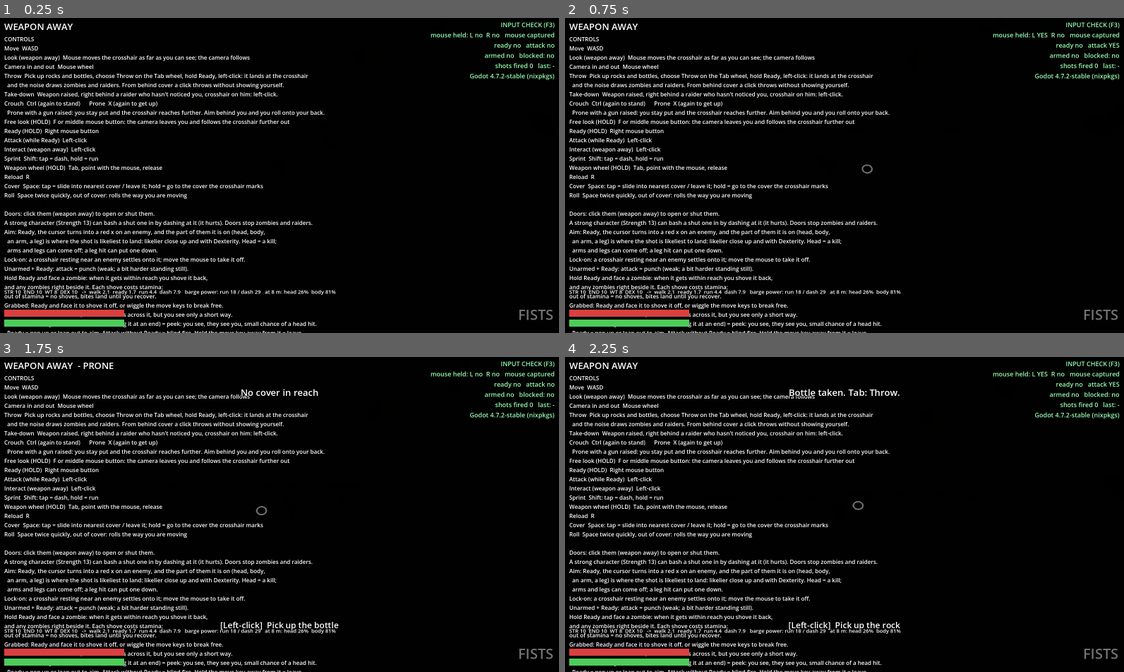
Above: before the commit, frames 1-4 (two rows, left to right).
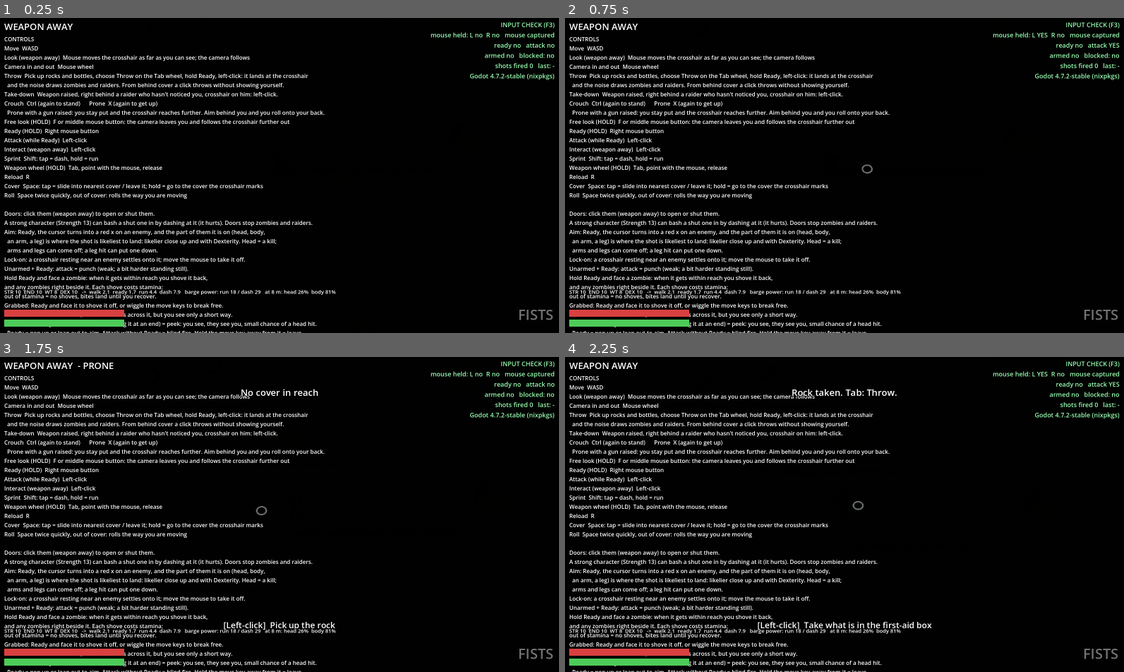
Above: after the commit, the same moments.

Repository: RuneTV64/twinsticksofdepth
Game: Godot game, scene res://main.tscn
Two runs of this game, one before a commit and one after it. Both use one fixed random seed, a clock stepped at 60 frames per second and the inputs below.
Inputs (mouse positions are in pixels of both pictures, inside the frame that each line leads up to):
- Up to frame 1 (0.25 s): no input
- Up to frame 2 (0.75 s): tap Enter at 0.5 s; move the mouse to (878, 172) at 0.52 s; hold W (move_up) from 0.53 s (still down); hold Space (cover) from 0.53 s (still down); click (878, 172) at 0.67 s
- Up to frame 3 (1.75 s): keep holding W (move_up); tap Ctrl (crouch) at 0.8, 1.35 s; move the mouse to (251, 514) at 1.27 s; release Space (cover) at 1.28 s; click (251, 514) at 1.42 s; tap X (prone) at 1.55 s
- Up to frame 4 (2.25 s): keep holding W (move_up); tap Space (cover) at 2 s; move the mouse to (861, 508) at 2.02 s; tap X (prone) at 2.1 s; click (861, 508) at 2.17 s

The runs differ from the first frame. In frame 3, 0.3% of the frame differs, in the area x 39-61%, y 84-87%; in frame 4, 0.6%, in the area x 34-66%, y 10-87%.

Commit message:
Camera turned 45 degrees; real crawl and prone aiming poses; tall grass to hide in
The fixed view is now turned 45 degrees round, with movement and the mouse
following the screen. Prone has real poses for lying, crawling, aiming a gun
ahead and round, and shooting from the back. Down low in tall grass you are
much harder to see; a test patch is by the spawn.

Co-Authored-By: Claude Fable 5.2 <noreply@anthropic.com>
Claude-Session: https://claude.ai/code/session_016fBGAUWu2qzw7nE8geQqSy

Diff:
--- a/camera_rig.gd
+++ b/camera_rig.gd
@@ -1,9 +1,12 @@
 class_name CamRig
 extends Node3D
-## Locked-angle camera. It never rotates; it only pans to the player's camera focus
-## (the player, the free-look crosshair, or a lead toward the aim point).
+## Locked-angle camera. It never rotates in play; it only pans to the player's camera focus
+## (the player, the free-look crosshair, or a lead toward the aim point), and moves in and out.
+## It is set at 45 degrees round (owner, 20 Nov 2026): north is toward the top right of the screen, as in an
+## isometric game. Everything that maps the screen to the ground (moving, the mouse) asks yaw() for it.
 
 @export var pitch_deg := 56.0
+@export var yaw_deg := 45.0           # turned this far round (0 = looking due north). Set once; it doesn't turn in play
 @export var distance := 18.0
 ## The mouse wheel moves the camera in and out between these (m from what it looks at).
 ## Project Zomboid's zoom steps run from 25% to 250% of its normal view; this is the same span round our 18 m.
@@ -27,6 +30,7 @@
 	cam.fov = fov
 	add_child(cam)
 	_want = distance
+	rotation.y = deg_to_rad(yaw_deg)
 	cam.far = 400.0
 	_place()
 	cam.rotation = Vector3(-deg_to_rad(pitch_deg), 0.0, 0.0)
@@ -36,6 +40,11 @@
 func _place() -> void:
 	var p := deg_to_rad(pitch_deg)
 	cam.position = Vector3(0.0, sin(p) * distance, cos(p) * distance)
+
+
+## How far round the camera is turned (radians).
+func yaw() -> float:
+	return rotation.y
 
 
 ## Wheel notches: negative = in, positive = out. The angle never changes, only how far back the camera is.
--- a/hud.gd
+++ b/hud.gd
@@ -392,6 +392,8 @@
 			stance += "  - guarding"
 	if player.posture > 0:
 		stance += "  - CROUCHED" if player.posture == 1 else ("  - PRONE" if player.prone_back < 0.5 else "  - ON YOUR BACK")
+		if TallGrass.at(player.global_position):
+			stance += " in tall grass"
 	if player.running:
 		stance += "  - running"
 	if player.cover_entering:
--- a/main.gd
+++ b/main.gd
@@ -46,6 +46,7 @@
 
 func _ready() -> void:
 	Cover.clear()
+	TallGrass.clear()
 	Cover.bounds = Rect2(WORLD_X0, WORLD_Z0, WORLD_X1 - WORLD_X0, WORLD_Z1 - WORLD_Z0)
 	_build_environment()
 	_build_level()
@@ -403,6 +404,7 @@
 	tools.position = Vector3(-5, 0, 4)
 	tools.contents = [Items.make("steroids"), Items.make("hatchet")]
 	add_child(tools)
+	_place_grass.call_deferred()     # once the whole level is built, so it lands clear of everything
 	for p in [Vector3(-1.5, 0, 3), Vector3(1.5, 0, 3), Vector3(-9, 0, 9), Vector3(-14, 0, 13)]:
 		_throwable("rock", p)
 	for p in [Vector3(0, 0, 2.5), Vector3(-2.5, 0, 2.5), Vector3(-11, 0, 11)]:
@@ -598,6 +600,22 @@
 	add_child(b)
 
 
+func _place_grass() -> void:
+	# Tall grass to go to ground in (a stand-in look): the first of these patches that is clear of everything.
+	for r: Rect2 in [Rect2(6, 8, 9, 7), Rect2(-16, 16, 9, 7), Rect2(8, 18, 9, 7)]:
+		var clear_of := true
+		for c: Vector2 in [r.position, r.end, Vector2(r.end.x, r.position.y), Vector2(r.position.x, r.end.y), r.get_center()]:
+			clear_of = clear_of and Cover.has_room(c, null)
+		for b in Cover.boxes:
+			clear_of = clear_of and not b.rect.intersects(r)
+		if clear_of:
+			var g := TallGrass.new()
+			g.area = r
+			add_child(g)
+			_sign(Vector3(r.get_center().x, 1.9, r.get_center().y), "Tall grass: crouch (Ctrl) or lie down (X) in it")
+			break
+
+
 ## One thing to throw, lying on the ground.
 func _throwable(id: String, pos: Vector3) -> void:
 	var b := ItemPickup.new()
--- a/player.gd
+++ b/player.gd
@@ -55,7 +55,7 @@
 ## can roam this far. You still only see what your eyes can (the fog of war doesn't lift).
 @export var free_look_range := 30.0
 var free_look := false
-@export var cam_lead_max := Vector2(11.0, 6.0)   # m (east-west, north-south) the camera may lead by at the default zoom
+@export var cam_lead_max := Vector2(11.0, 6.0)   # m (across the screen, up and down it) the camera may lead by at the default zoom
 @export var cursor_size := 0.7           # the cursor's size on screen (1 = as it was at the default zoom)
 @export var look_cam_lead := 0.5        # weapon away: how much of the way to the crosshair the camera goes
 @export var reticle_edge := 0.06        # the crosshair stays this share of the screen in from its edges
@@ -373,6 +373,8 @@
 @export var prone_speed := 0.25
 @export var crouch_seen := 0.65          # crouched, you are seen from this much of the usual distance
 @export var prone_seen := 0.4
+@export var grass_crouch_seen := 0.7      # crouched in tall grass: this much again
+@export var grass_prone_seen := 0.35      # flat in tall grass: you have to be nearly trodden on (about 2.5 m for a raider)
 @export var crouch_hide_reach := 1.3     # m: crouched this close behind low cover, it hides you from the far side
 @export var prone_hide_reach := 2.6
 @export var noise_run := 10.0            # m your footsteps carry: running
@@ -575,9 +577,16 @@
 	# The camera goes part of the way to the crosshair, and never so far that you leave the screen.
 	var o := reticle_offset * (ready_cam_lead if armed else look_cam_lead)
 	var k := camera_rig.distance / 18.0 if camera_rig else 1.0
+	var yaw := camera_rig.yaw() if camera_rig else 0.0
+	o = o.rotated(Vector3.UP, -yaw)        # into the screen's own left-right and up-down
 	o.x = clampf(o.x, -cam_lead_max.x * k, cam_lead_max.x * k)
 	o.z = clampf(o.z, -cam_lead_max.y * k, cam_lead_max.y * k)
-	return o
+	return o.rotated(Vector3.UP, yaw)
+
+
+## A direction on the screen (x right, y down) as a direction on the ground, whichever way the camera is turned.
+func screen_to_ground(v: Vector2) -> Vector3:
+	return Vector3(v.x, 0.0, v.y).rotated(Vector3.UP, camera_rig.yaw() if camera_rig else 0.0)
 
 
 ## Keep the crosshair on the screen: at the edge it stops and pushes the view along (the camera follows it), so
@@ -709,7 +718,7 @@
 			var rel: Vector2 = event.relative
 			# The same hand movement covers the same share of the screen however far out the camera is.
 			var far := camera_rig.distance / 18.0 if camera_rig else 1.0
-			reticle_offset += Vector3(rel.x, 0.0, rel.y) * mouse_sens * far
+			reticle_offset += screen_to_ground(rel) * mouse_sens * far
 			reticle_offset = reticle_offset.limit_length(current_reticle_range())
 			_keep_reticle_on_screen()
 			_mouse_idle = 0.0
@@ -728,7 +737,7 @@
 		return
 
 	var mv := Input.get_vector("move_left", "move_right", "move_up", "move_down")
-	var move_dir := Vector3(mv.x, 0.0, mv.y)
+	var move_dir := screen_to_ground(mv)      # up on the keys is up on the screen
 	if _stagger > 0.0:
 		move_dir = Vector3.ZERO
 	_update_held(delta, mv)
@@ -2369,7 +2378,10 @@
 
 ## How far off you can be seen, as a share of the watcher's usual range.
 func seen_mult() -> float:
-	return [1.0, crouch_seen, prone_seen][posture]
+	var m: float = [1.0, crouch_seen, prone_seen][posture]
+	if posture > 0 and TallGrass.at(global_position):
+		m *= grass_crouch_seen if posture == 1 else grass_prone_seen      # down in tall grass
+	return m
 
 
 ## How far your footsteps carry right now (0 = silent: standing still).
--- a/player_body.gd
+++ b/player_body.gd
@@ -277,6 +277,19 @@
 		_tq[_leg[k][1]] = _rx(kn + 2.0 * crouch)
 		_tq[_leg[k][2]] = _rx((th[k] * cos(a) - kn) * w - crouch + sgn * split) * _rz(-wide)
 
+	# ---- flat on the ground: crawling, one knee is drawn up at a time and the toes trail; on the back (to shoot
+	# behind) the knees are up and the feet planted
+	if _prone_w > 0.001:
+		var bk: float = p.prone_back
+		for k in 2:
+			var sgn := 1.0 if k == 0 else -1.0
+			var kick := maxf(0.0, sin(_phase + k * PI)) * m
+			var q0 := _rz(sgn * (0.14 + 0.4 * kick)) * _rx(-0.3 * kick)
+			var q1 := _rx(0.12 + 0.9 * kick)
+			_tq[_leg[k][0]] = _tq[_leg[k][0]].slerp(q0.slerp(_rz(sgn * 0.12) * _rx(-0.75), bk), _prone_w)
+			_tq[_leg[k][1]] = _tq[_leg[k][1]].slerp(q1.slerp(_rx(1.25), bk), _prone_w)
+			_tq[_leg[k][2]] = _tq[_leg[k][2]].slerp(_rx(0.55 * (1.0 - bk) - 0.3 * bk), _prone_w)
+
 	# ---- a finishing stomp: the right knee comes up, then the boot goes down hard
 	if p._stomp_t > 0.0 and melee:
 		var su: float = 1.0 - p._stomp_t / maxf(p._stomp_total, 0.01)
@@ -301,13 +314,20 @@
 		# Flat on the front. Rolling onto the back (to shoot behind) turns the body over along its length; the
 		# head stays where it was.
 		var over: float = p.prone_back * PI
-		_tq[_hips] = _rz(over) * _rx(1.57 * _prone_w) * _tq[_hips]
+		_tq[_hips] = _rz(over) * _rx(1.57 * _prone_w) * Quaternion.IDENTITY.slerp(_tq[_hips], 1.0 - _prone_w)
 	_tq[_chest] = _ry(-hip_yaw + 0.6 * stance_yaw + punch_twist + 0.12 * _look) \
 		* Quaternion(lean_axis, lean) * _rx(bend) * _rz(-0.34 * _lean) \
 		* _ry(0.19 * sn * m * (1.0 + 0.6 * _run_w)) * _rz(0.035 * cs * m + 0.014 * sw)
 	_tq[_neck] = _ry(-0.45 * stance_yaw - 0.5 * punch_twist + 0.35 * _look - 0.09 * sn * m) \
 		* _rx(-0.03 * m + 0.018 * b * ba - 0.6 * lean * cos(_dir) + 0.1 * tired - 0.15 * _flinch) * _rz(-0.014 * sw + 0.14 * _lean)
 	_tq[_head] = _ry(-0.55 * stance_yaw - 0.3 * punch_twist + 0.45 * _look) * _rx(-0.06 * ready_w - 0.3 * _cover_w) * _rz(0.1 * _lean)   # head stays level when hunched or leaning
+	if _prone_w > 0.001:
+		# On the front: chest propped a little, head up to see ahead, the shoulders rocking with the crawl.
+		# On the back: curled up a little, chin to the chest, to see down past the feet.
+		var bk2: float = p.prone_back
+		_tq[_chest] = _tq[_chest].slerp(_rx(lerpf(-0.28, 0.3, bk2)) * _ry(0.16 * sn * m * (1.0 - bk2)), _prone_w)
+		_tq[_neck] = _tq[_neck].slerp(_rx(lerpf(-0.5, 0.4, bk2)), _prone_w)
+		_tq[_head] = _tq[_head].slerp(_rx(lerpf(-0.5, 0.35, bk2)), _prone_w)
 
 	# Keep the lower foot on the ground whatever the legs are doing (this is also the walk's bob).
 	_hips_off = Vector3(-0.012 * cs * m, 0.0, 0.0)
@@ -326,6 +346,15 @@
 	# Blind fire: the gun goes up over the cover (when squatting behind it) or out round its end.
 	gun_o += Vector3(0.3 * _lean, 0.46 * _cover_w, 0.06) * _blind_w
 	var gun_b := Basis(_rx(-0.12 * _recoil + 0.4 * reload_w) * _rz(0.45 * reload_w))
+	if _prone_w > 0.001 and not melee:
+		# Lying down the gun is out in front on the ground, or (on the back) held over the belly pointing past
+		# the feet. It turns to where you aim; the body stays where it lies.
+		var bk3: float = p.prone_back
+		var rel: float = (p.prone_dir as Vector3).signed_angle_to(p.facing, Vector3.UP)
+		var piv := Vector3(0.0, lerpf(0.16, 0.3, bk3), 0.45)
+		var aim_q := _ry(rel)
+		gun_o = gun_o.lerp(piv + Basis(aim_q) * Vector3(-0.03, lerpf(0.02, 0.14, bk3), 0.6), _prone_w)
+		gun_b = Basis(gun_b.get_rotation_quaternion().slerp(aim_q, _prone_w))
 	var grip := gun_o + gun_b * Vector3(0.0, -0.05, -0.27)       # right hand
 	var fore := gun_o + gun_b * Vector3(0.05, -0.06, 0.0)        # left hand
 	if reload_w > 0.0:
@@ -371,6 +400,10 @@
 			else:
 				gpose = _solve_arm(k, grip, Vector3(-0.6, -0.5, -0.7), Quaternion.IDENTITY)
 			pose = _blend_arm(pose, gpose, _gun_w)
+		if _prone_w > 0.001 and _gun_w < 0.999:
+			# Crawling: the hands are planted out in front, elbows wide, and pull back one at a time.
+			var ctgt := Vector3(sgn * 0.3, 0.04, 0.8 + 0.2 * sin(ph) * m)
+			pose = _blend_arm(pose, _solve_arm(k, ctgt, Vector3(sgn, 0.25, -0.4), Quaternion.IDENTITY), _prone_w * (1.0 - _gun_w))
 		if k == 1 and reach_w > 0.001:
 			var rpose := _solve_arm(k, Vector3(-0.12, cg.origin.y - 0.1, 0.56), Vector3(-0.6, -1.0, 0.0), Quaternion.IDENTITY)
 			pose = _blend_arm(pose, rpose, reach_w)
--- a/raider.gd
+++ b/raider.gd
@@ -70,6 +70,7 @@
 var reticle_offset := Vector3.ZERO
 var cover_crouch := 0.0
 var prone_back := 0.0
+var prone_dir := Vector3.FORWARD
 var prone_w := 0.0                 # (the body reads it; raiders don't go prone yet)
 var cover_lean_dir := Vector3.ZERO
 var cover_blind := false
--- /dev/null
+++ b/tall_grass.gd
@@ -0,0 +1,59 @@
+class_name TallGrass
+extends Node3D
+## A patch of tall grass: somewhere to go to ground. Down low in it you are much harder to see (Player.seen_mult):
+## flat on the ground most of all, crouched somewhat, standing not at all. It hides nothing from you, and
+## nothing else uses it yet (zombies and raiders don't hide in it).
+## The look is a stand-in: plain blades scattered over the patch. The real grass is for the art pass.
+
+static var patches: Array[Rect2] = []
+
+@export var area := Rect2(0, 0, 8, 6)     # on the ground: position (x, z), size (x, z)
+@export var height := 0.95
+@export var blades_per_m2 := 14.0
+
+
+static func clear() -> void:
+	patches.clear()
+
+
+## Is this spot in tall grass?
+static func at(pos: Vector3) -> bool:
+	var p := Vector2(pos.x, pos.z)
+	for r in patches:
+		if r.has_point(p):
+			return true
+	return false
+
+
+func _ready() -> void:
+	patches.append(area)
+	var blade := BoxMesh.new()
+	blade.size = Vector3(0.05, height, 0.16)
+	var mat := StandardMaterial3D.new()
+	mat.vertex_color_use_as_albedo = true
+	mat.roughness = 1.0
+	blade.material = mat
+	var mm := MultiMesh.new()
+	mm.transform_format = MultiMesh.TRANSFORM_3D
+	mm.use_colors = true
+	mm.mesh = blade
+	var n := int(area.size.x * area.size.y * blades_per_m2)
+	mm.instance_count = n
+	var rng := RandomNumberGenerator.new()
+	rng.seed = hash(area)
+	for i in n:
+		var x := area.position.x + rng.randf() * area.size.x
+		var z := area.position.y + rng.randf() * area.size.y
+		var s := rng.randf_range(0.6, 1.15)
+		var b := Basis(Vector3.UP, rng.randf() * TAU) * Basis(Vector3.RIGHT, rng.randf_range(-0.25, 0.25))
+		mm.set_instance_transform(i, Transform3D(b.scaled(Vector3(1.0, s, 1.0)), Vector3(x, height * s * 0.5, z)))
+		# Summer grass: greens going to straw at the tips of the range.
+		mm.set_instance_color(i, Color(0.36, 0.5, 0.22).lerp(Color(0.62, 0.6, 0.3), rng.randf() * 0.7))
+	var inst := MultiMeshInstance3D.new()
+	inst.multimesh = mm
+	inst.cast_shadow = GeometryInstance3D.SHADOW_CASTING_SETTING_OFF
+	add_child(inst)
+
+
+func _exit_tree() -> void:
+	patches.erase(area)
--- a/tools/cover_pose_preview.gd
+++ b/tools/cover_pose_preview.gd
@@ -38,8 +38,8 @@
 			["Prone", 0.0, 1, {"prone_w": 1.0, "nowall": true}],
 			["Prone, crawling", 0.0, 1, {"prone_w": 1.0, "velocity": Vector3(0.5, 0, 0), "nowall": true}],
 			["Prone, gun Ready, aiming ahead", 0.0, 1, {"prone_w": 1.0, "armed": true, "weapon": "gun", "nowall": true}],
-			["Rolling over (halfway)", 0.0, 1, {"prone_w": 1.0, "prone_back": 0.5, "armed": true, "weapon": "gun", "nowall": true}],
-			["Aiming behind: on your back", 0.0, 1, {"prone_w": 1.0, "prone_back": 1.0, "armed": true, "weapon": "gun", "nowall": true}],
+			["Aiming 70 degrees round", 0.0, 1, {"prone_w": 1.0, "armed": true, "weapon": "gun", "aim_round": 70.0, "nowall": true}],
+			["Aiming behind: on your back", 0.0, 1, {"prone_w": 1.0, "prone_back": 1.0, "armed": true, "weapon": "gun", "aim_round": 180.0, "nowall": true}],
 		]
 	return [
 		["Back to the wall", 2.6, 1, {}],
@@ -98,11 +98,19 @@
 		p._body.material.shader = _shader
 		p.facing = Vector3(0, 0, c[2])
 		for k in f:
-			if k != "lift" and k != "over" and k != "nowall":
+			if k != "lift" and k != "over" and k != "nowall" and k != "aim_round":
 				p.set(k, f[k])
+		if f.has("prone_w"):
+			# Lying across the picture, head to the right, so the pose is seen from the side.
+			p.posture = 2
+			p.prone_dir = Vector3(1, 0, 0)
+			p.facing = p.prone_dir.rotated(Vector3.UP, deg_to_rad(f.get("aim_round", 0.0)))
+			if f.has("velocity"):
+				p._body._phase = 1.2      # mid-stride
 		for n in 90:
 			p._update_visuals(DT)
 		p._reticle.visible = false
+		p._reticle_x.visible = false
 		var l := Label3D.new()
 		l.text = c[0]
 		l.font_size = 30
Not shown, added: tall_grass.gd.uid
Binary file changed: tools/preview/stances.png
Not shown, changed: CLAUDE.md
